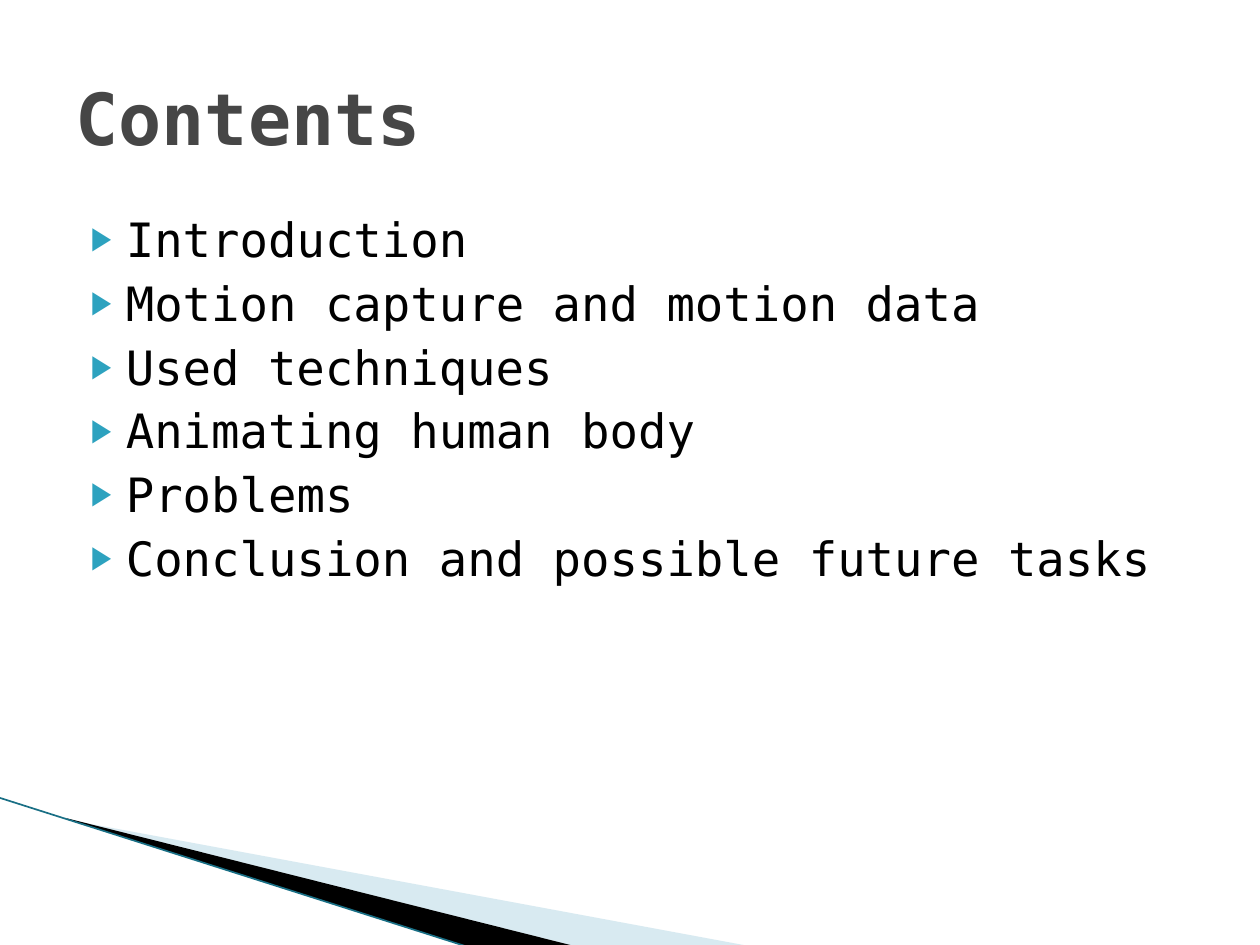
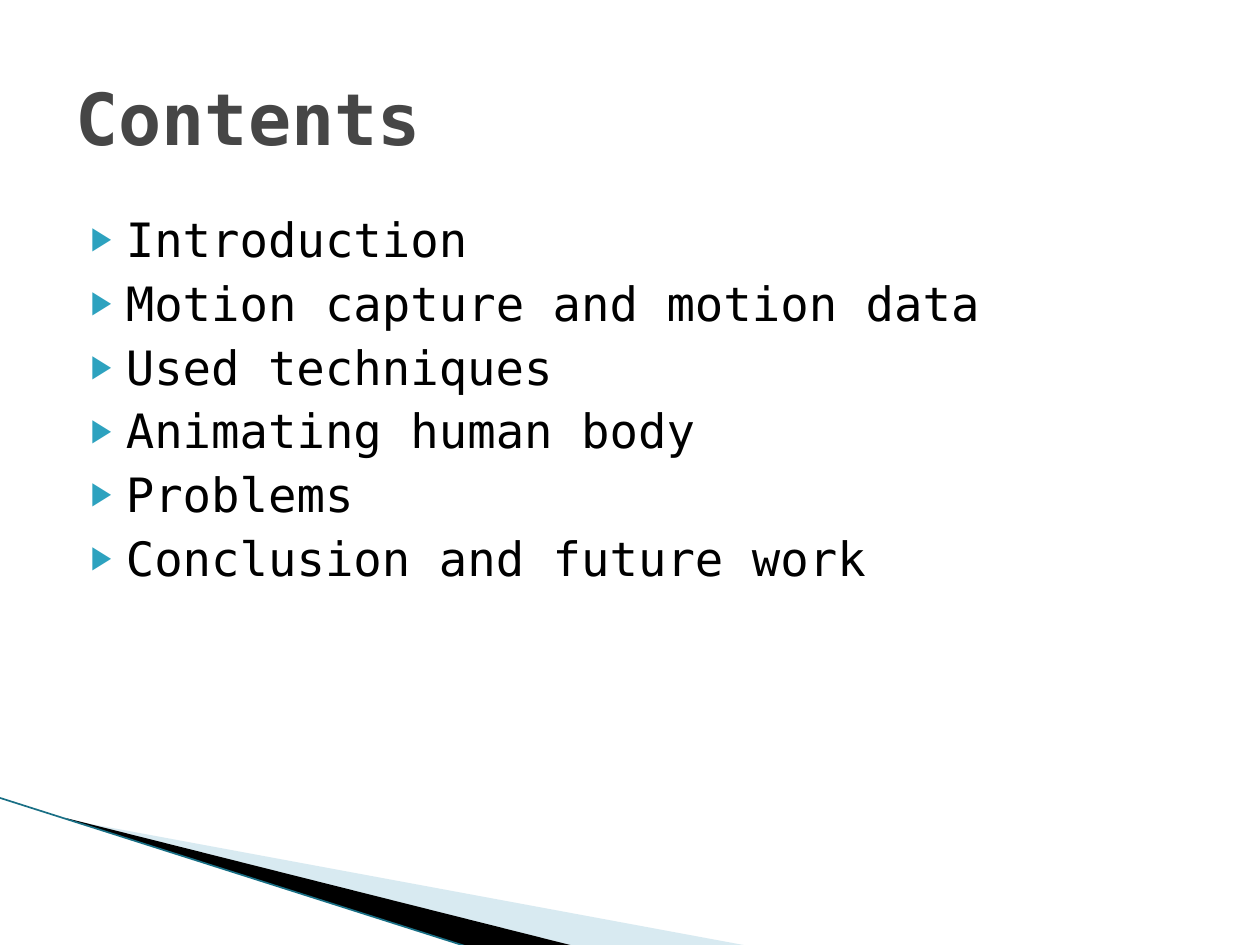
Before and after one commit to hobama/cvg01, a slide deck: slide 2 of docs/Presentation/Presentation.pptx. Drawn at 1260x945 pixels with LibreOffice and Linux fonts; fonts in the diff are those of the drawing; background and template pictures are left out. Boxes give left, top, right and bottom in pixels: in the first picture for what was removed or moved away, otherwise in the second. Text is boxed around its words. In the diff, an @@ line names an element or a change of style, - is before the commit and + after.

```diff
--- a/docs/Presentation/Presentation.pptx
+++ b/docs/Presentation/Presentation.pptx
@@ text at box(126, 539, 866, 577): text changed @@
-▶ Conclusion and possible future tasks
+▶ Conclusion and future work
```
